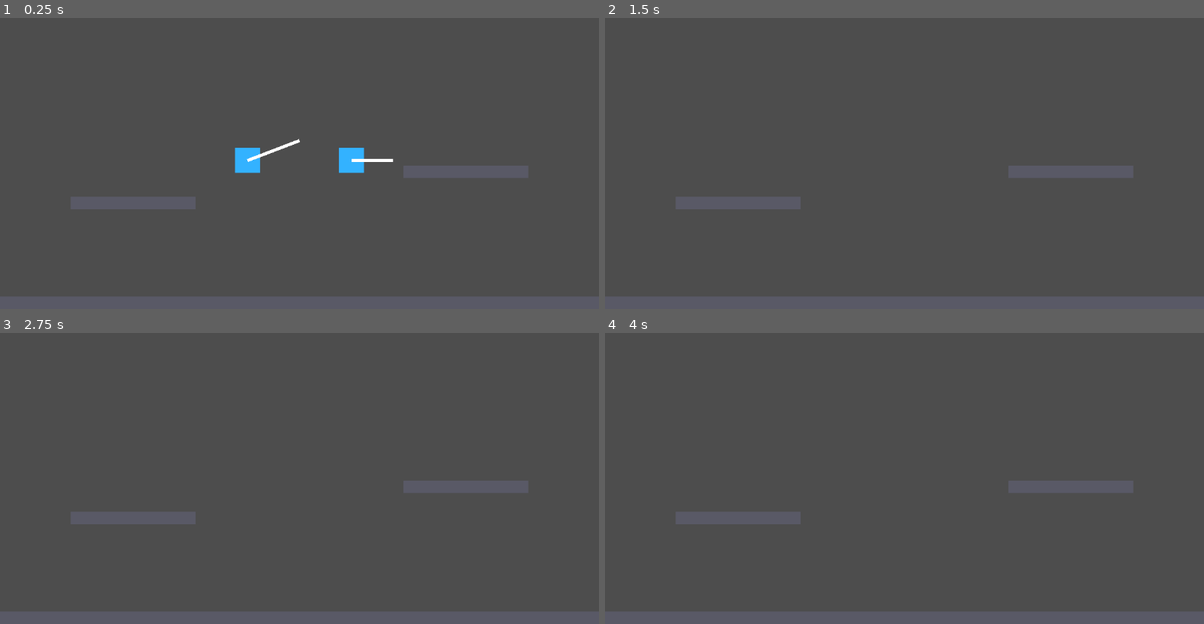
Above: before the commit, frames 1-4 (two rows, left to right).
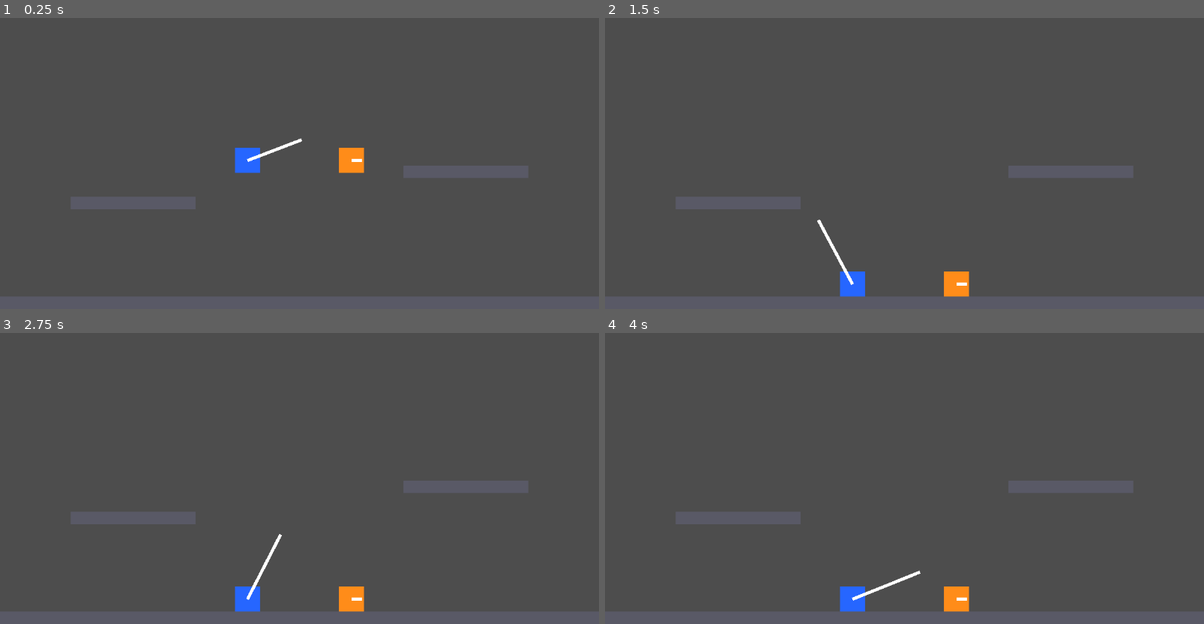
Above: after the commit, the same moments.

Repository: tkneeland/pickfight
Game: Godot game, scene res://scenes/Main.tscn
The game is run twice, just before and just after one commit, with the same random seed, the same clock (stepped at 60 frames per second) and the same inputs.
Inputs (mouse positions are in pixels of both pictures, inside the frame that each line leads up to):
- Up to frame 1 (0.25 s): no input
- Up to frame 2 (1.5 s): move the mouse to (1036, 122) at 0.52 s; hold D 0.53-1.28 s; move the mouse to (784, 157) at 1.27 s; hold S from 1.28 s (still down)
- Up to frame 3 (2.75 s): tap Enter at 2 s; move the mouse to (359, 382) at 2.02 s; release S at 2.03 s; hold D from 2.03 s (still down)
- Up to frame 4 (4 s): tap Space at 2.75 s; move the mouse to (874, 522) at 2.77 s; release D at 2.78 s; hold W 2.78-3.53 s; tap Enter at 3.5 s; move the mouse to (1084, 504) at 3.52 s; hold A from 3.53 s (still down)

The runs differ from the first frame. In frame 1, 0.8% of the frame differs, in the area x 39-66%, y 41-54%; in frame 2, 0.9%; in frame 3, 0.9%; in frame 4, 0.9%, in the area x 39-61%, y 81-96%.

Commit message:
Drive Player arm from a relative input vector (ADR-0003)
Replace absolute mouse-cursor aiming in Player.gd with a unit-disc
input_vector, per ADR-0003 and issue #1 scope bullet 4. Adds the
set_input_vector/bind_controller/unbind_controller interface the
controller transport (next deliverable) codes against, plus a
debug_source (NONE/MOUSE/KEYBOARD) so mouse and keyboard exercise the
exact same vector path a phone controller will use. Held vectors map
straight through with no smoothing (arm_angle = v.angle(), arm_length
= lerp(min, max, v.length())); a zero vector holds the angle and eases
arm_length back to rest via move_toward so release never snaps or
drifts.

Main.tscn: Player1 = MOUSE, Player2 = NONE (replacing the removed
use_mouse export), and per-instance Body colors (blue/orange) so
future evidence video can show which controller drives which body.

Co-Authored-By: Claude Sonnet 5 <noreply@anthropic.com>

Diff:
--- a/scenes/Main.tscn
+++ b/scenes/Main.tscn
@@ -12,7 +12,14 @@
 
 [node name="Player1" parent="." instance=ExtResource("2")]
 position = Vector2(-100, 0)
+debug_source = 1
+
+[node name="Body" parent="Player1" index="1"]
+color = Color(0.15, 0.4, 1, 1)
 
 [node name="Player2" parent="." instance=ExtResource("2")]
 position = Vector2(100, 0)
-use_mouse = false
+debug_source = 0
+
+[node name="Body" parent="Player2" index="1"]
+color = Color(1, 0.55, 0.1, 1)
--- a/scripts/Player.gd
+++ b/scripts/Player.gd
@@ -4,8 +4,17 @@
 ## pushes or swings the body, approximating Getting Over It's hammer.
 ## Combat: colliding into another player fast enough knocks them back,
 ## approximating Stick Fight's scrappy melee.
+##
+## Per ADR-0003, the arm is driven by a relative unit-disc input vector
+## (Vector2.ZERO means "not touching") rather than an absolute cursor
+## position. A bound controller supplies that vector over the network; the
+## debug sources below (mouse, keyboard) exist only for host-side testing and
+## are ignored entirely while a controller is bound.
 
-@export var use_mouse: bool = true
+enum DebugSource { NONE, MOUSE, KEYBOARD }
+
+const KEYBOARD_MIN_T: float = 0.001
+
 @export var arm_min_length: float = 20.0
 @export var arm_max_length: float = 140.0
 @export var pole_stiffness: float = 6000.0
@@ -13,11 +22,20 @@
 @export var rotate_speed: float = 3.0
 @export var knockback_threshold: float = 300.0
 @export var knockback_scale: float = 0.5
+@export var debug_source: DebugSource = DebugSource.NONE
+@export var mouse_drag_radius: float = 140.0
+@export var rest_return_speed: float = 400.0
+
+var input_vector: Vector2 = Vector2.ZERO
+var has_controller: bool = false
 
 var arm_length: float = 80.0
 var arm_angle: float = 0.0
 var tip_planted: bool = false
 var tip_global_pos: Vector2 = Vector2.ZERO
+
+var _keyboard_angle: float = 0.0
+var _keyboard_t: float = 0.5
 
 @onready var arm: Line2D = $Arm
 @onready var tip_ray: RayCast2D = $Arm/TipRay
@@ -36,20 +54,49 @@
 	_update_tip()
 	_apply_pole_force()
 
+## Public interface for the controller transport (next deliverable).
+func set_input_vector(v: Vector2) -> void:
+	input_vector = v.limit_length(1.0)
+
+func bind_controller() -> void:
+	has_controller = true
+
+func unbind_controller() -> void:
+	has_controller = false
+	input_vector = Vector2.ZERO
+
 func _update_arm_input(delta: float) -> void:
-	if use_mouse:
-		var to_mouse: Vector2 = get_global_mouse_position() - global_position
-		if to_mouse.length() > 1.0:
-			arm_angle = to_mouse.angle()
-		arm_length = clamp(to_mouse.length(), arm_min_length, arm_max_length)
+	var effective_vector: Vector2 = _get_effective_vector(delta)
+	if effective_vector != Vector2.ZERO:
+		arm_angle = effective_vector.angle()
+		arm_length = lerp(arm_min_length, arm_max_length, effective_vector.length())
 	else:
-		# Temporary keyboard fallback so a second local player can be tested
-		# on the same machine. Real local multiplayer needs a per-player
-		# analog input source (gamepad stick) instead of the shared mouse.
-		var rotate_dir := float(Input.is_physical_key_pressed(KEY_D)) - float(Input.is_physical_key_pressed(KEY_A))
-		var extend_dir := float(Input.is_physical_key_pressed(KEY_W)) - float(Input.is_physical_key_pressed(KEY_S))
-		arm_angle += rotate_dir * rotate_speed * delta
-		arm_length = clamp(arm_length + extend_dir * reach_speed * delta, arm_min_length, arm_max_length)
+		# Released: hold the last angle and ease the extension back to rest
+		# over several physics frames rather than snapping or drifting.
+		arm_length = move_toward(arm_length, arm_min_length, rest_return_speed * delta)
+
+func _get_effective_vector(delta: float) -> Vector2:
+	if has_controller:
+		return input_vector
+	match debug_source:
+		DebugSource.MOUSE:
+			var v: Vector2 = (get_global_mouse_position() - global_position) / mouse_drag_radius
+			return v.limit_length(1.0)
+		DebugSource.KEYBOARD:
+			return _update_keyboard_vector(delta)
+		_:
+			return Vector2.ZERO
+
+func _update_keyboard_vector(delta: float) -> Vector2:
+	var rotate_dir := float(Input.is_physical_key_pressed(KEY_D)) - float(Input.is_physical_key_pressed(KEY_A))
+	var extend_dir := float(Input.is_physical_key_pressed(KEY_W)) - float(Input.is_physical_key_pressed(KEY_S))
+	_keyboard_angle += rotate_dir * rotate_speed * delta
+	var extend_range: float = arm_max_length - arm_min_length
+	var t_speed: float = reach_speed / extend_range if extend_range > 0.0 else 0.0
+	# Keep t just above zero so rotation keeps responding even when fully
+	# retracted; a real zero vector is reserved for "not touching".
+	_keyboard_t = clamp(_keyboard_t + extend_dir * t_speed * delta, KEYBOARD_MIN_T, 1.0)
+	return Vector2.RIGHT.rotated(_keyboard_angle) * _keyboard_t
 
 func _update_tip() -> void:
 	var tip_local: Vector2 = Vector2.RIGHT.rotated(arm_angle) * arm_length
